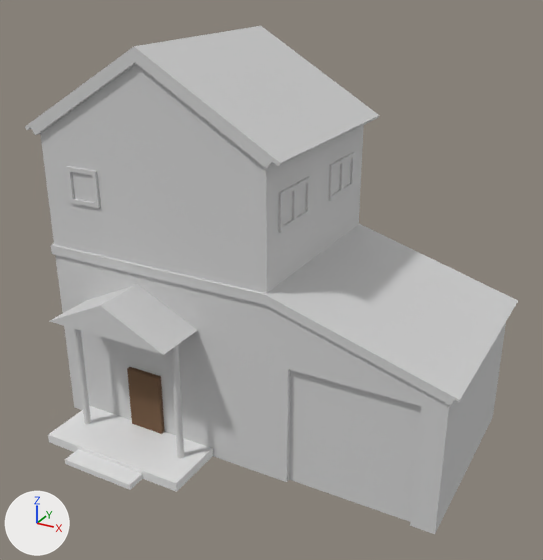
The COLLADA model example/urban.dae as it was, and as the next commit left it.
One viewpoint serves both versions: a 50 mm lens placed at (4.03, -6.06, 4.56), pointed at (0.91, -0.39, 1.72). Every picture has the same lights, and +X, +Y and +Z are marked at lower left. Where no turn or scale is listed for an object, it has been applied to the vertices.

Before the edit, the objects in view are built like this:
```python
mat_housewall = principled_material('HouseWall')
mat_housewall.base_color = (0.64, 0.64, 0.64)  # light grey #d1d1d1
mat_housewall.roughness = 0.9
me_doorstep = bpy.data.meshes.new('DoorStep')
me_doorstep.from_pydata(...)  # 28 vertices, 26 faces; spans x -0.79..0.79, y -0.54..0.36, z -0.05..0.05
me_frontdoor = bpy.data.meshes.new('FrontDoor')
me_frontdoor.from_pydata(...)  # a box spanning x -0.169..0.209, y -0.025..0.025, z -0.169..0.481
me_frontdoor.materials.append(mat_door)  # brown #70533a
me_house = bpy.data.meshes.new('House')
me_house.from_pydata(...)  # 628 vertices, 679 faces; spans x -0.57..3.69, y -0.27..2.29, z -0.8..3.11
me_house.materials.append(mat_housewall)  # light grey #d1d1d1
ob_doorstep = bpy.data.objects.new('DoorStep', me_doorstep)
ob_doorstep.location = (-0.197, -1.251, 0.048)
ob_frontdoor = bpy.data.objects.new('FrontDoor', me_frontdoor)
ob_frontdoor.location = (-0.195, -1.022, 0.261)
ob_house = bpy.data.objects.new('House', me_house)
ob_house.location = (-0.776, -1.25, 0.735)
```
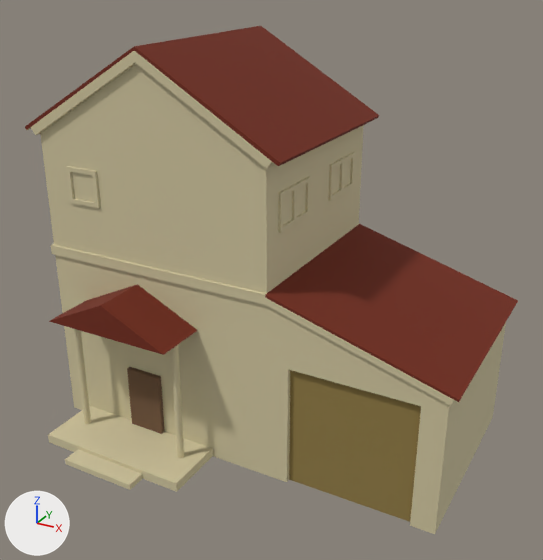
What differs and where, as boxes (x1, y1, x2, y2) in the pictures (543 x 560 px):
```json
{"object": "House", "change": "recoloured, surface changed", "before": [25, 26, 518, 534], "after": [25, 26, 518, 534]}
{"object": "DoorStep", "change": "recoloured", "before": [48, 406, 213, 492], "after": [48, 406, 213, 492], "on screen": "white to beige"}
{"part": 1, "of": "me_house", "change": "recoloured", "before": [289, 370, 421, 522], "after": [289, 370, 421, 522], "on screen": "grey to brown"}
{"part": 2, "of": "me_house", "change": "recoloured", "before": [25, 26, 518, 402], "after": [25, 26, 518, 402]}
```

Scene script edits in JSON lines:
```json
{"op": "set", "path": "mat_housewall.base_color", "old": "(0.64, 0.64, 0.64)", "new": "(0.64, 0.568, 0.35)", "note": "light grey #d1d1d1 -> beige #d1c7a0"}
{"op": "add", "block": "mat_garage", "code": ["mat_garage = principled_material('Garage')", "mat_garage.base_color = (0.28, 0.199, 0.0568)  # yellow #907b43", "mat_garage.roughness = 0.9"]}
{"op": "add", "block": "mat_roof", "code": ["mat_roof = principled_material('Roof')", "mat_roof.base_color = (0.166, 0.0185, 0.00369)  # brown #71250c", "mat_roof.roughness = 0.9"]}
{"block": "me_house", "where": "me_house.from_pydata(...)  # 628 vertices, 679 faces; spans x -0.57..3.69, y -0.27..2.29, z -0.8..3.11"}
{"block": "me_house", "where": "# used by ob_house; location = (-0.776, -1.25, 0.735)"}
{"block": "me_house", "change": "me_house part 1: 2 faces spanning x 2.19..3.39, y 0.3, z -0.74..0.48 switch from mat_housewall (light grey #d1d1d1) to mat_garage (yellow #907b43)"}
{"block": "me_house", "change": "me_house part 2: 56 faces spanning x -0.57..3.69, y -0.27..2.29, z 0.62..3.11 switch from mat_housewall (light grey #d1d1d1) to mat_roof (brown #71250c)"}
```
